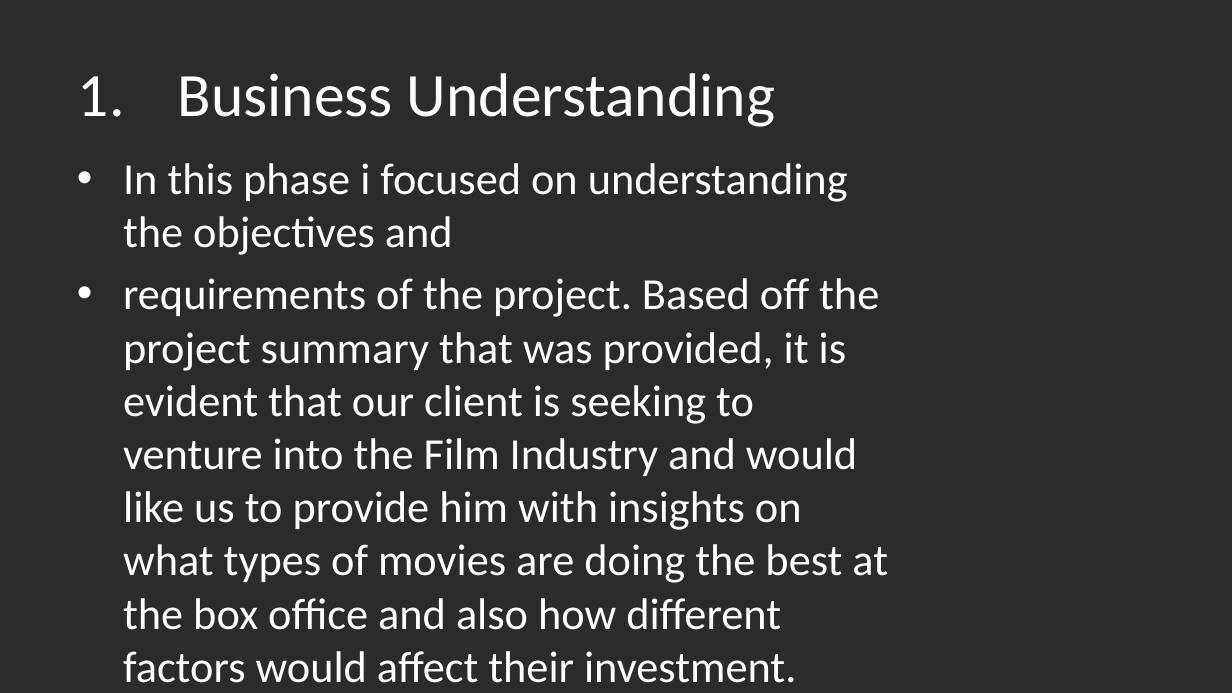
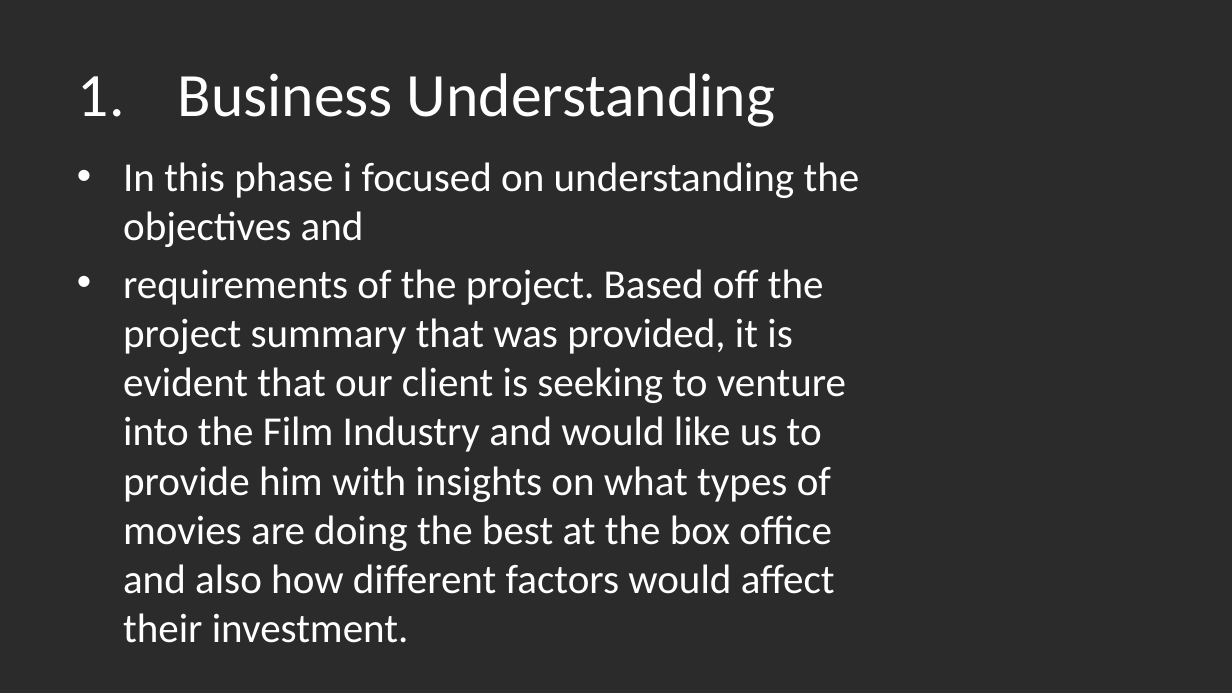
Before and after one commit to mainaroseline/EDA-_Phase1_Project, a slide deck: slide 5 of EDA Non-Technical Presentation.pptx. Drawn at 1232x693 pixels with LibreOffice and Linux fonts; fonts in the diff are those of the drawing; background and template pictures are left out; a plain dark background stands for a picture behind light text. Boxes give left, top, right and bottom in pixels: in the first picture for what was removed or moved away, otherwise in the second. Text is boxed around its words. In the diff, an @@ line names an element or a change of style, - is before the commit and + after.

```diff
--- a/EDA Non-Technical Presentation.pptx
+++ b/EDA Non-Technical Presentation.pptx
@@ text "In this phase i focused ..." at [123,162,860,643]: size 25.9 to 24 pt @@
```
Also in this commit, not shown: 6 other slides changed, 11 slides added, 4 slides removed, 2 other files.
